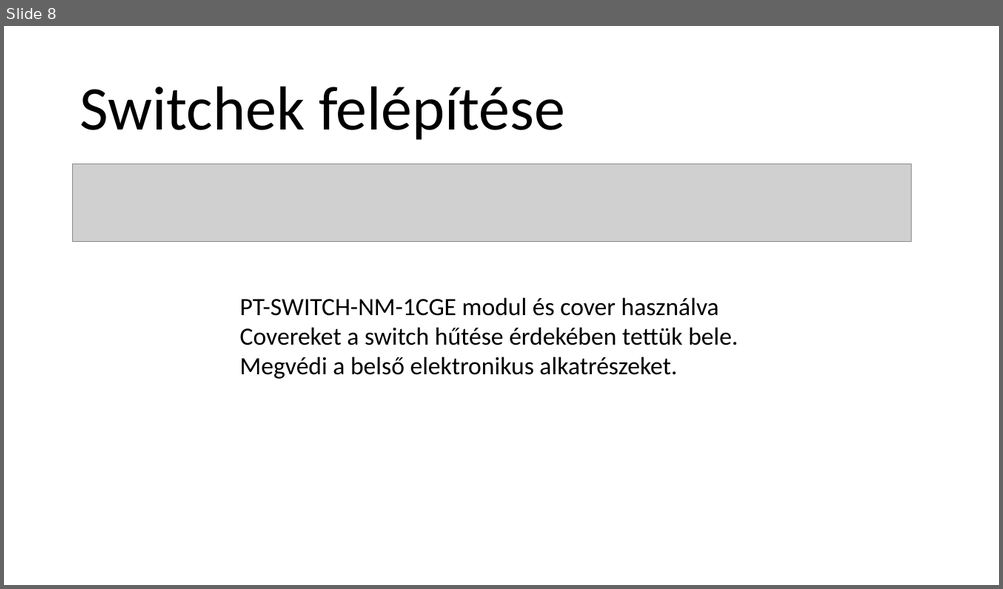
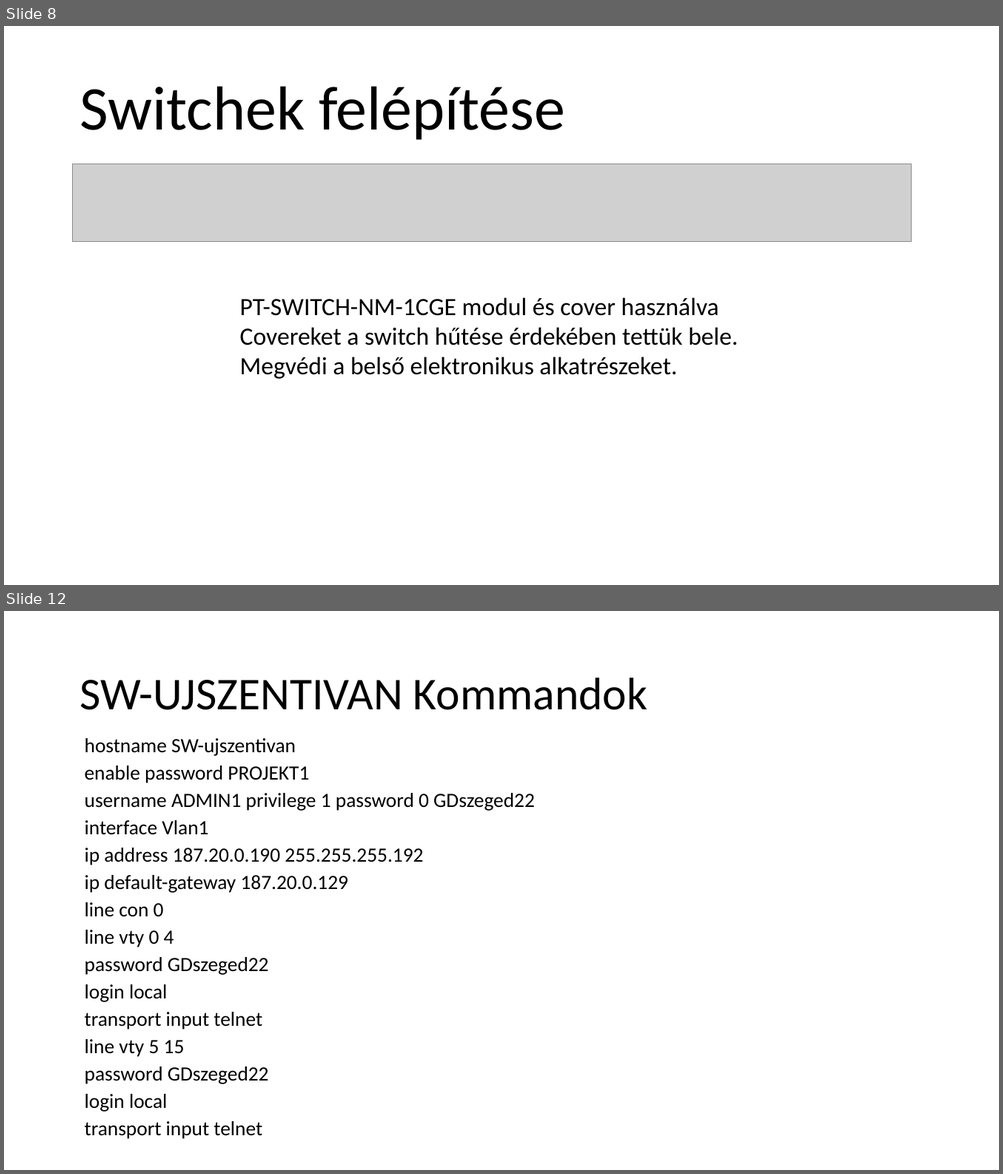
Before and after one commit to belain3d/halozatProjektek, a slide deck: PPT/2-3-Projektmunka.pptx. Shown one above the other, each under a label of ours: slide 8 before the commit, slides 8 and 12 after it; the slides between them are not shown. The pictures are 1003x589 and 1003x1174 pixels, drawn with LibreOffice and Linux fonts; fonts in the diff are those of the drawing; grey boxes stand for pictures. Boxes give left, top, right and bottom in pixels: in the first picture for what was removed or moved away, otherwise in the second. Text is boxed around its words. In the diff, an @@ line names an element or a change of style, - is before the commit and + after.

```diff
--- a/PPT/2-3-Projektmunka.pptx
+++ b/PPT/2-3-Projektmunka.pptx
@@ slide 12 added at box(4, 611, 999, 1170), background #FFFFFF @@
@@ title added at box(79, 678, 647, 710), 44 pt, text #000000 @@
+SW-UJSZENTIVAN Kommandok
@@ text added at box(85, 738, 535, 1139), 19.6 pt, text #000000 @@
+hostname SW-ujszentivan
+enable password PROJEKT1
+username ADMIN1 privilege 1 password 0 GDszeged22
+interface Vlan1
+ip address 187.20.0.190 255.255.255.192
+ip default-gateway 187.20.0.129
+line con 0
+line vty 0 4
+password GDszeged22
+login local
+transport input telnet
+line vty 5 15
+password GDszeged22
+login local
+transport input telnet
```
Also in this commit, not shown: 3 other slides added, 1 slide removed.
